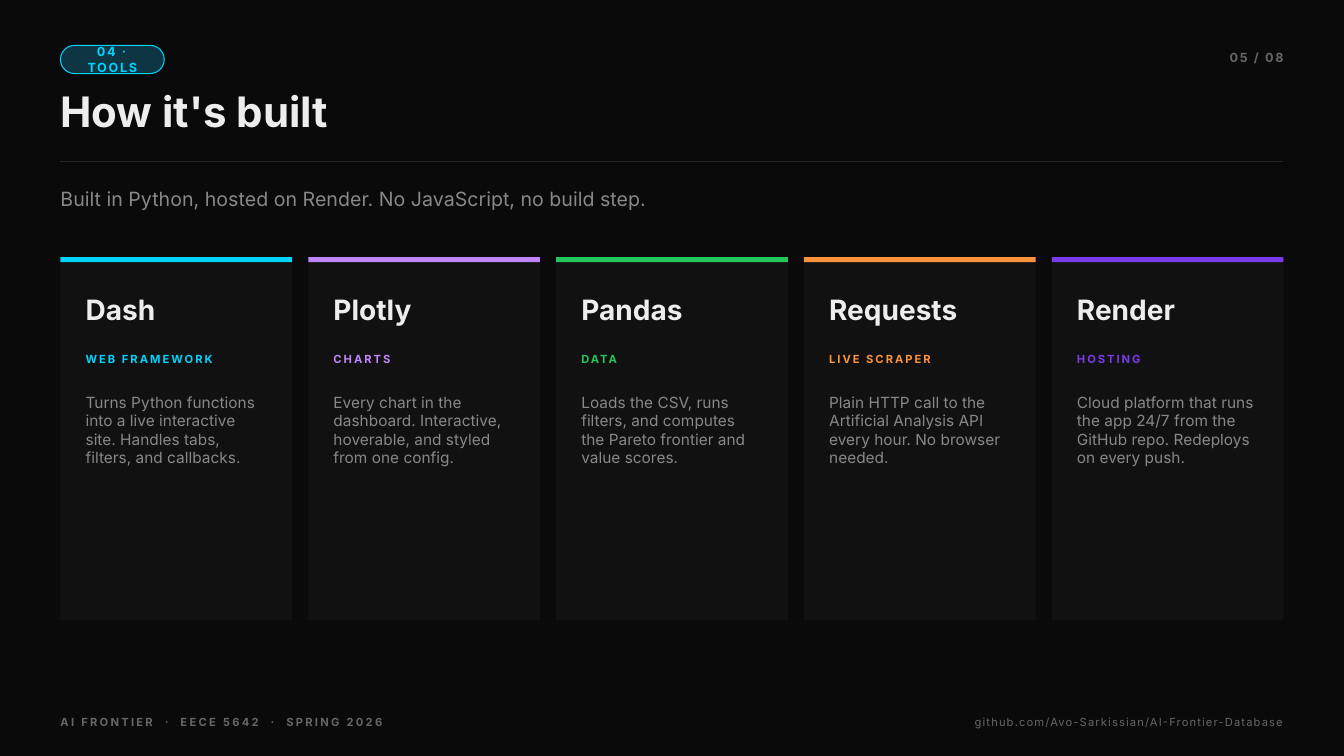
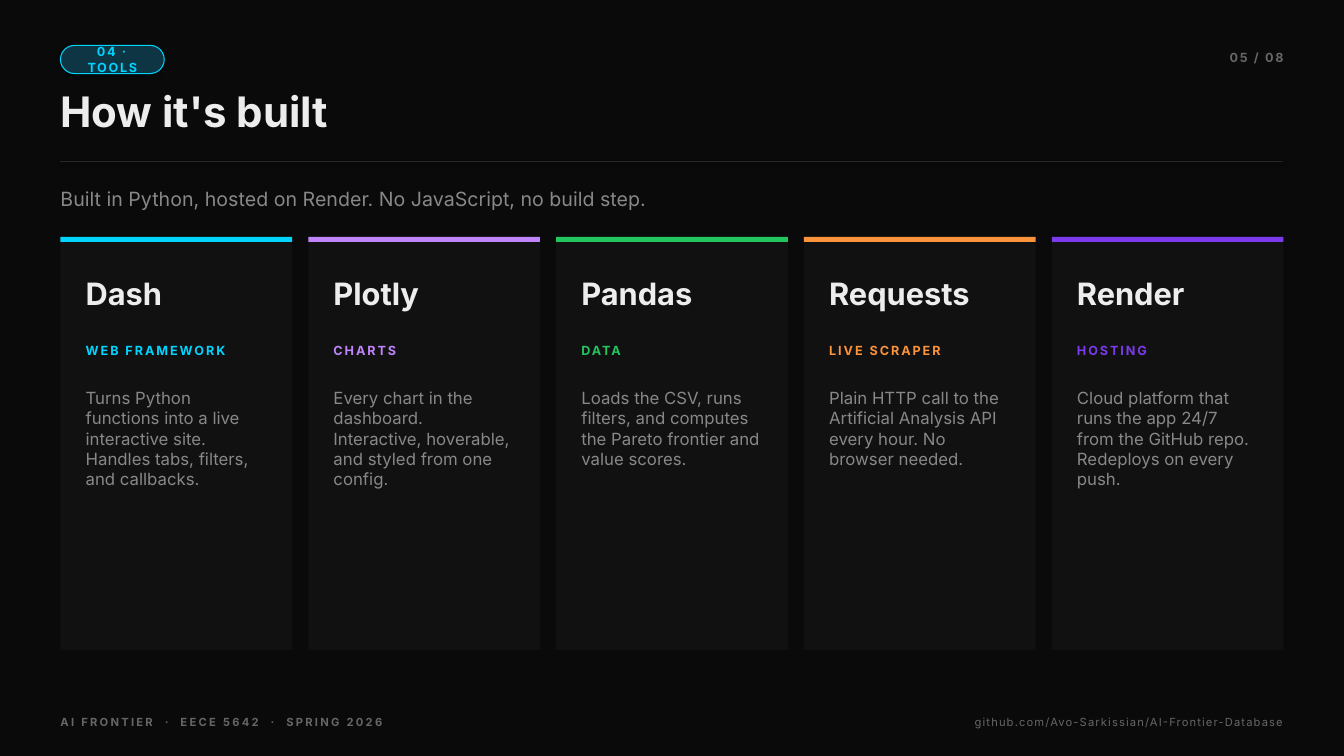
Before and after one commit to Avo-Sarkissian/AI-Frontier-Database, a slide deck: slide 5 of AI_Frontier_Presentation.pptx. Drawn at 1344x756 pixels with LibreOffice and Linux fonts; fonts in the diff are those of the drawing. Boxes give left, top, right and bottom in pixels: in the first picture for what was removed or moved away, otherwise in the second. Text is boxed around its words. In the diff, an @@ line names an element or a change of style, - is before the commit and + after.

```diff
--- a/AI_Frontier_Presentation.pptx
+++ b/AI_Frontier_Presentation.pptx
@@ rectangle: place and size @@
-rectangle at [60, 257, 292, 620]
+rectangle at [60, 237, 292, 650]
@@ rectangle: place and size @@
-rectangle at [309, 257, 540, 620]
+rectangle at [309, 237, 540, 650]
@@ rectangle: place and size @@
-rectangle at [557, 257, 788, 620]
+rectangle at [557, 237, 788, 650]
@@ rectangle: place and size @@
-rectangle at [805, 257, 1036, 620]
+rectangle at [805, 237, 1036, 650]
@@ rectangle: place and size @@
-rectangle at [1052, 257, 1284, 620]
+rectangle at [1052, 237, 1284, 650]
@@ 5 rectangles: place and size @@
-5 rectangles at [60, 257, 1284, 262]
+5 rectangles at [60, 237, 1284, 242]
@@ 5 texts: place and size @@
-5 texts at [86, 299, 1175, 326]
+5 texts at [86, 282, 1184, 312]
@@ size 20 to 22 pt in 5 elements at [86, 282, 162, 306], [333, 282, 419, 312], [581, 282, 692, 306], [829, 282, 969, 312], [1077, 282, 1184, 306] @@
@@ 5 texts: place and size @@
-5 texts at [86, 353, 1141, 383]
+5 texts at [86, 343, 1147, 373]
@@ size 8 to 9 pt in 5 elements at [86, 345, 225, 355], [333, 345, 396, 355], [582, 343, 763, 373], [829, 345, 941, 355], [1077, 345, 1147, 355] @@
@@ size 11 to 12 pt in 5 elements at [86, 392, 249, 485], [333, 391, 509, 489], [581, 392, 760, 465], [829, 391, 999, 465], [1077, 391, 1249, 489] @@
```
Also in this commit, not shown: 3 other slides changed, 1 other file.
